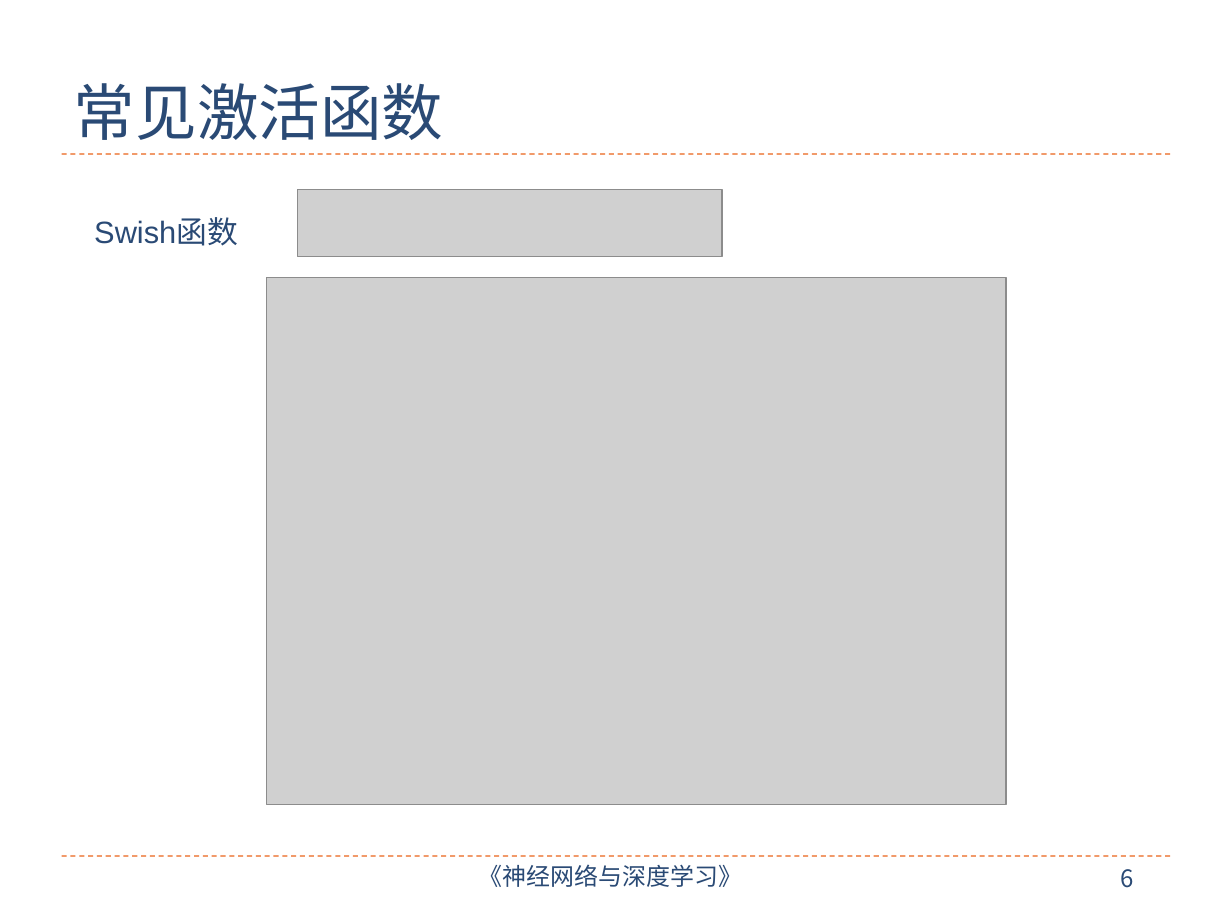
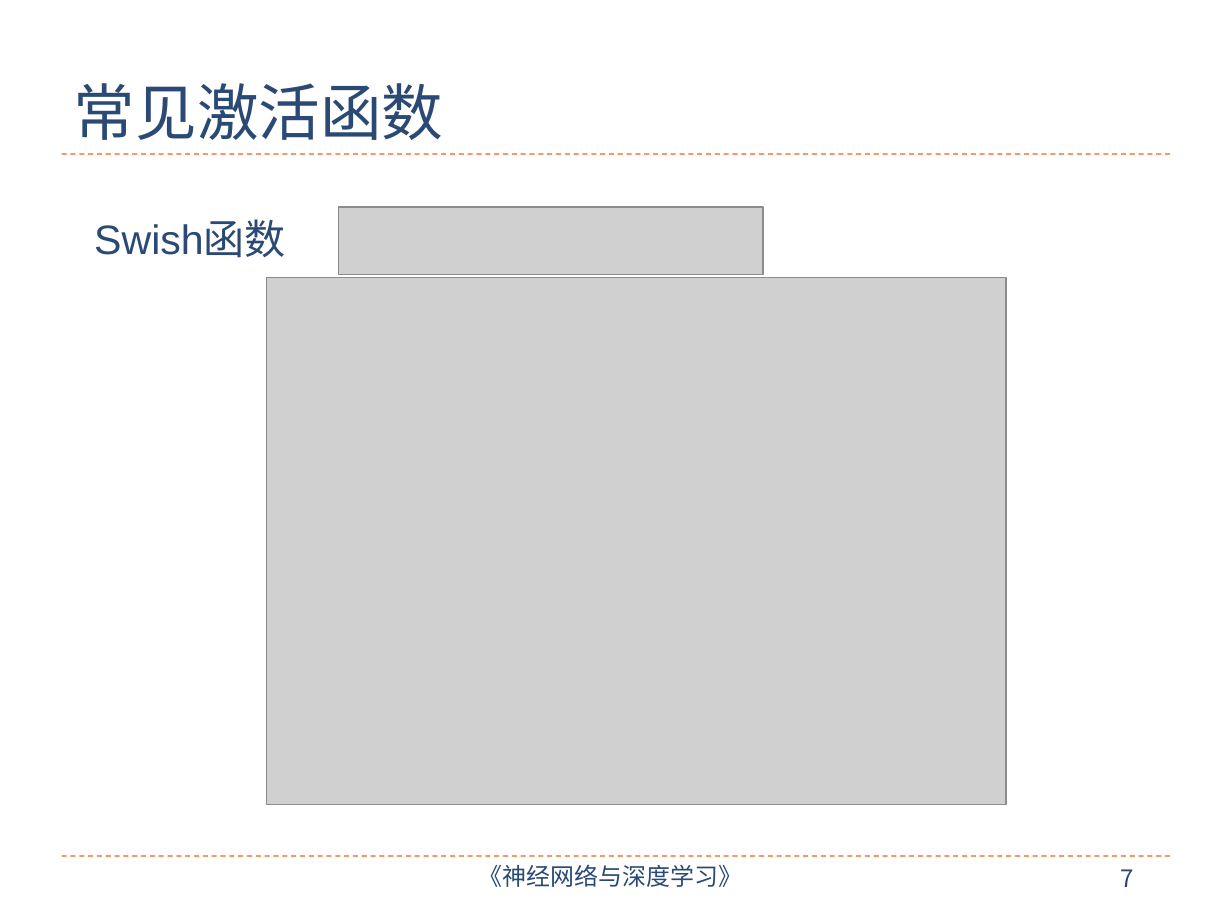
Before and after one commit to nndl/nndl.github.io, a slide deck: slide 7 of ppt/chap-前馈神经网络.pptx (slide 6 before the commit). Drawn at 1232x924 pixels with LibreOffice and Linux fonts; fonts in the diff are those of the drawing; grey boxes stand for pictures. Boxes give left, top, right and bottom in pixels: in the first picture for what was removed or moved away, otherwise in the second. Text is boxed around its words. In the diff, an @@ line names an element or a change of style, - is before the commit and + after.

```diff
--- a/ppt/chap-前馈神经网络.pptx
+++ b/ppt/chap-前馈神经网络.pptx
@@ text "Swish函数" at [94, 221, 286, 258]: size 18 to 24 pt @@
@@ picture: place and size @@
-picture at [298, 190, 722, 257]
+picture at [339, 207, 763, 275]
@@ page number at [1121, 869, 1134, 887]: text changed @@
-6
+7
```
Also in this commit, not shown: 1 slide added, 2 other files.
